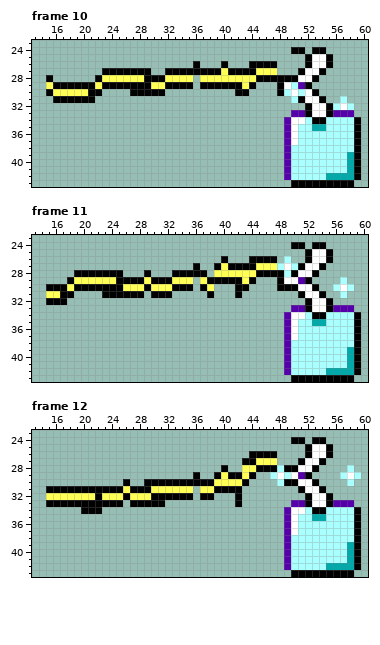
Two states of a pixel-art file, Source/images/ega/level/Hook_Thrown_3.ase. The first picture shows the starting point.
66x44 pixels, 20 frames. Shown: frame 10: x 13..60, y 23..43; frame 11: x 13..60, y 23..43; frame 12: x 13..60, y 23..43. The commit also changed other frames, which this record leaves out.
And afterwards:
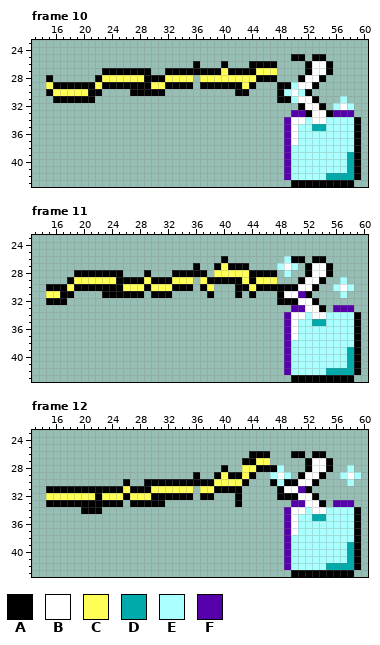
Palette (. is transparent): A #000000  B #ffffff  C #ffff55  D #00aaaa  E #aaffff  F #5500aa
The exact change:
--- frame 10, layer "Layer"
@@ x 46..57 @@
 23 ............
-24 ....AA.AA...
-25 ......ABBA..
+24 ............
+25 ....AA.AA...
 26 AA....ABBA..
-27 CC...ABBA...
-28 AAAAABBA....
-29 ..ABEFA.....
-30 ..AEBEBA....
-31 ....EABBA..E
-32 ......ABBAEB
+27 CC....ABBA..
+28 AA...ABBA...
+29 ..AAEBBA....
+30 ..AEBEA.....
+31 ..AAEBBA...E
+32 .....ABBA.EB
 33 ....FFABBAFF
-34 ...FBBEAAEEE
+34 ...FBBEBBEEE
 35 ...FBEEDDEEE
--- frame 11, layer "Layer"
@@ x 42..57 @@
 23 ................
-24 ........AA.AA...
-25 ..........ABBA..
-26 ..AAAA.E..ABBA..
-27 AAACCCEBEABBA...
-28 CCCAAAAEABBA....
-29 ACA...ABBFA....E
-30 AA....AAABBA..EB
-31 A........ABBA..E
-32 ..........ABBA..
-33 ........FFABBAFF
-34 .......FBBEAAEEE
+24 ................
+25 ................
+26 .......EAA.AA...
+27 AA....EBE.ABBA..
+28 CCAAAA.E..ABBA..
+29 ACACCC...ABBA..E
+30 AACAAAAAABBA..EB
+31 A.A...ABBFA....E
+32 ......AAABBA....
+33 ........FFBBA.FF
+34 .......FBBEBBEEE
 35 .......FBEEDDEEE
--- frame 12, layer "Layer"
@@ x 45..57 @@
 23 .............
-24 .....AA.AA...
-25 .......ABBA..
-26 AAA....ABBA..
-27 CCC...ABBA...
-28 AAAEAABBA....
-29 ..EBEBFA....E
-30 ...EAABBA....
-31 ......ABBA...
-32 .......ABBA..
-33 .....FFABBAFF
-34 ....FBBEAAEEE
+24 .............
+25 .............
+26 AA...AA.AA...
+27 CC.....ABBA..
+28 AAAE...ABBA..
+29 ..EBE.ABBA..E
+30 ..AEAABBA....
+31 ...ABBFA.....
+32 ...AAABBA....
+33 .....FFBBA.FF
+34 ....FBBEBBEEE
 35 ....FBEEDDEEE
